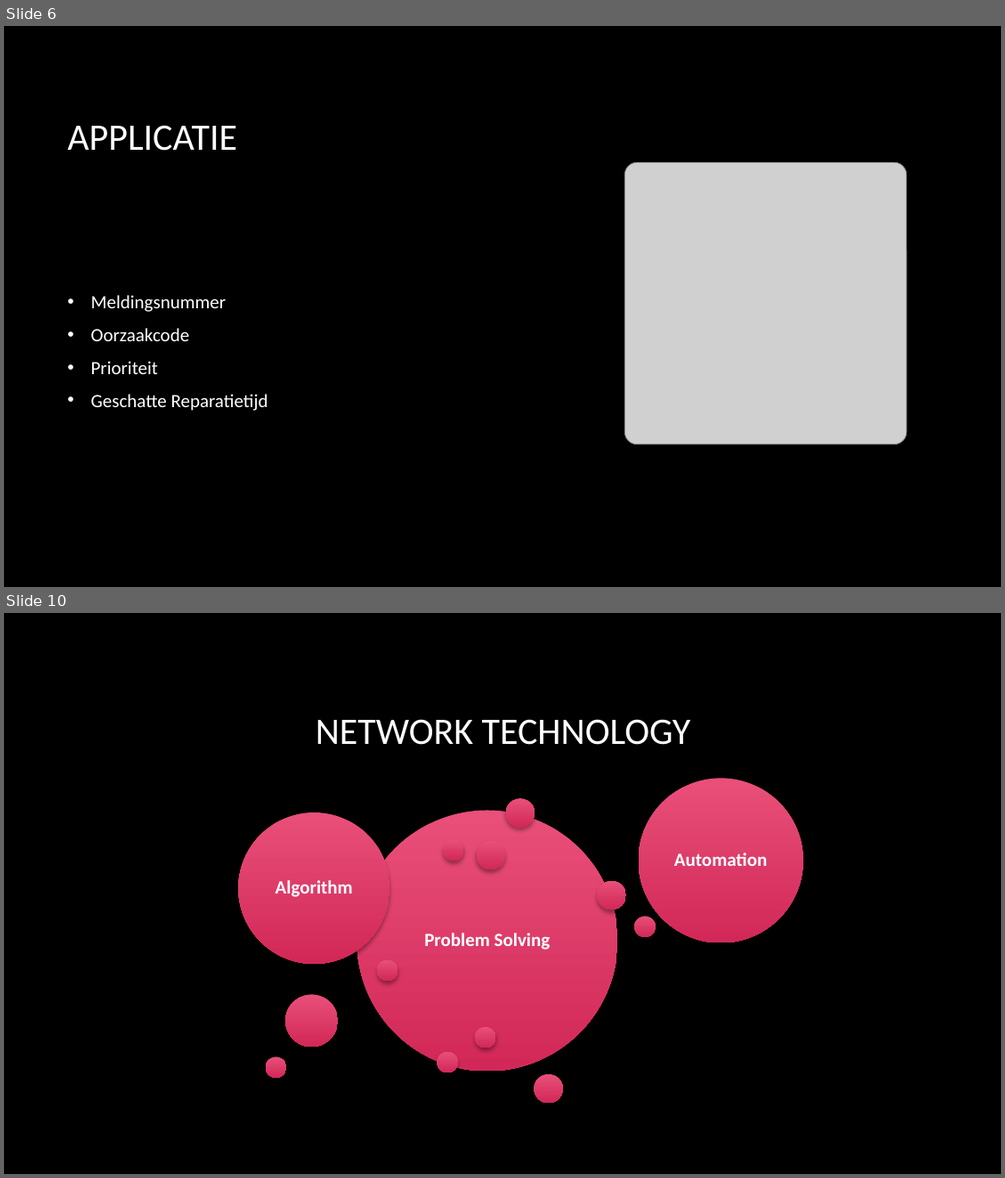
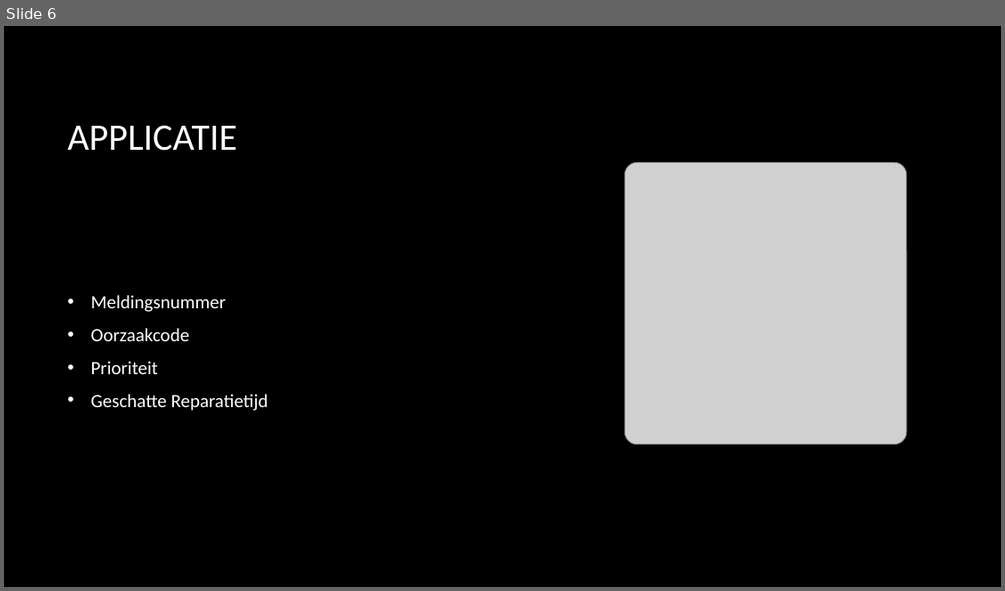
Before and after one commit to GameModes/Data-driven_business_group3, a slide deck: DDB-Groep3-Presentatie.pptx. Shown one above the other, each under a label of ours: slides 6 and 10 before the commit, slide 6 after it; the slides between them are not shown. The pictures are 1005x1178 and 1005x591 pixels, drawn with LibreOffice and Linux fonts; fonts in the diff are those of the drawing; grey boxes stand for pictures; background and template pictures are left out. Boxes give left, top, right and bottom in pixels: in the first picture for what was removed or moved away, otherwise in the second. Text is boxed around its words. In the diff, an @@ line names an element or a change of style, - is before the commit and + after.

```diff
--- a/DDB-Groep3-Presentatie.pptx
+++ b/DDB-Groep3-Presentatie.pptx
@@ slide 10 removed at [4, 613, 1001, 1174], background picture (left out) @@
@@ title removed at [316, 719, 691, 745] @@
-NETWORK TECHNOLOGY
@@ group removed at [238, 779, 802, 1103]: 14 ellipses, 3 texts @@
-Problem Solving
-Algorithm
-Automation
```
Also in this commit, not shown: 2 slides changed, 1 slide added, 3 other slides removed.
